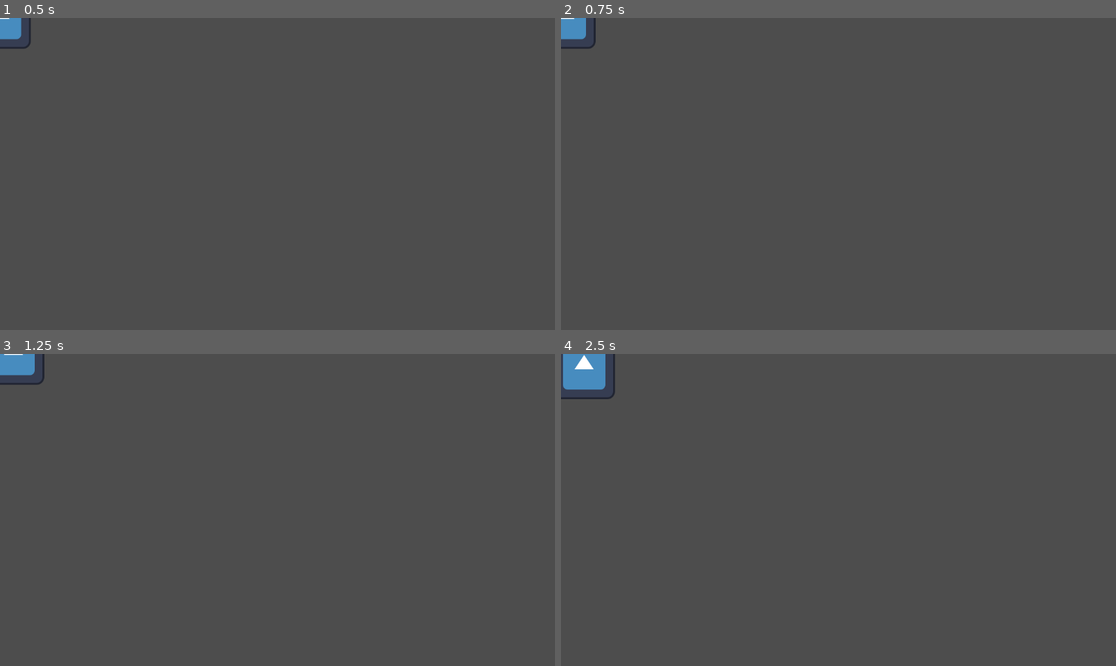
Above: before the commit, frames 1-4 (two rows, left to right).
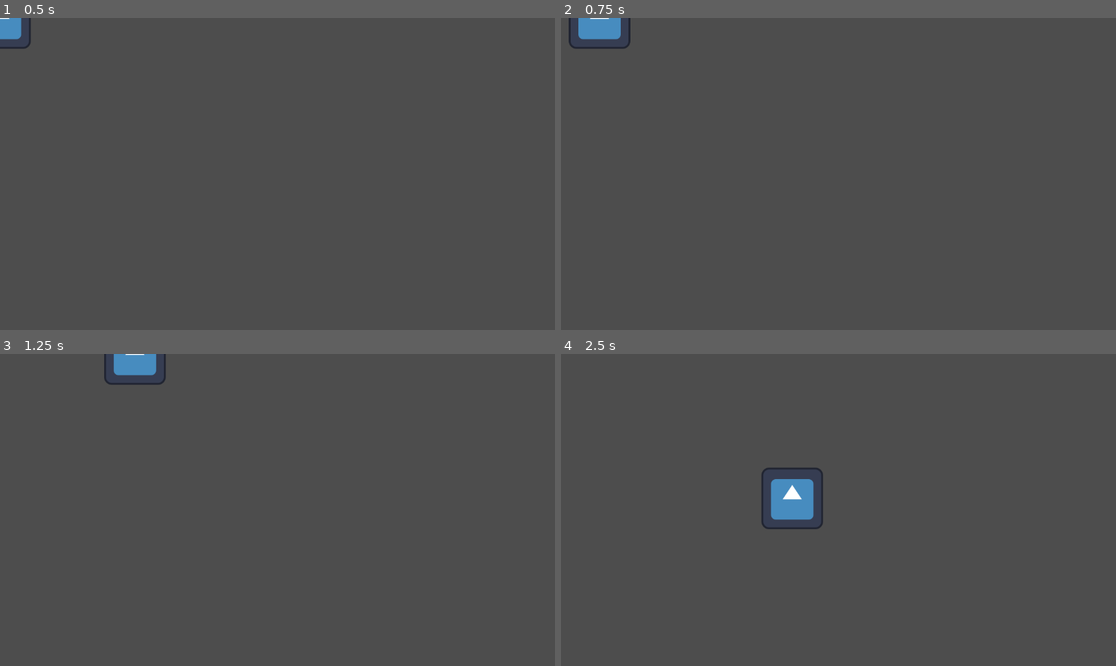
Above: after the commit, the same moments.

Repository: Dagethemage/GameOff2023
Game: Godot game, scene res://Characters/Player/player.tscn
The game is run twice, just before and just after one commit, with the same random seed, the same clock (stepped at 60 frames per second) and the same inputs. The engine's default icon, where the game draws it, is replaced by a stand-in: a white triangle on a blue panel in a dark square.
Inputs:
- Up to frame 1 (0.5 s): no input
- Up to frame 2 (0.75 s): tap Enter at 0.5 s; hold D (right) from 0.53 s (still down)
- Up to frame 3 (1.25 s): keep holding D (right)
- Up to frame 4 (2.5 s): release D (right) at 1.28 s; hold S (down) 1.28-2.03 s; hold D (right) from 2.03 s (still down)

Frame 1 is identical in both runs. In frame 2, 0.8% of the frame differs, in the area x 0-13%, y 0-10%; in frame 3, 1.2%; in frame 4, 2.3%, in the area x 0-48%, y 0-57%.

Commit message:
Movement cleanup
shorten script and made resources for movement for testing different movement data

Diff:
--- a/Characters/Player/player.gd
+++ b/Characters/Player/player.gd
@@ -1,14 +1,12 @@
 extends CharacterBody2D
 
-var move_speed = 40
+@export var MovementData : PlayerMovementData
 
 func _physics_process(delta):
-	movement()
+	var input_vector = Input.get_vector("left", "right", "up", "down")
+	movement(input_vector)
+	move_and_slide()
 
-func movement():
-	var x_input = Input.get_action_strength("right") - Input.get_action_strength("left")
-	var y_input = Input.get_action_strength("down") - Input.get_action_strength("up")
-	var move = Vector2(x_input, y_input)
-	velocity = move.normalized()*move_speed
-	move_and_slide()
+func movement(input_vector):
+	velocity = input_vector * MovementData.speed
 	print(velocity)
--- a/Characters/Player/player.tscn
+++ b/Characters/Player/player.tscn
@@ -1,13 +1,15 @@
-[gd_scene load_steps=4 format=3 uid="uid://ck72nsqkldkgo"]
+[gd_scene load_steps=5 format=3 uid="uid://ck72nsqkldkgo"]
 
 [ext_resource type="Texture2D" uid="uid://cwx1ujfgsspr1" path="res://icon.svg" id="1_55vta"]
 [ext_resource type="Script" path="res://Characters/Player/player.gd" id="1_folvt"]
+[ext_resource type="Resource" uid="uid://bfbduxgf7o3my" path="res://Resource/DefaultPlayerMovement.tres" id="2_s45l2"]
 
 [sub_resource type="RectangleShape2D" id="RectangleShape2D_c5ixb"]
 size = Vector2(124, 124)
 
 [node name="Player" type="CharacterBody2D"]
 script = ExtResource("1_folvt")
+MovementData = ExtResource("2_s45l2")
 
 [node name="Sprite2D" type="Sprite2D" parent="."]
 texture = ExtResource("1_55vta")
--- /dev/null
+++ b/Resource/DefaultPlayerMovement.tres
@@ -0,0 +1,9 @@
+[gd_resource type="Resource" script_class="PlayerMovementData" load_steps=2 format=3 uid="uid://bfbduxgf7o3my"]
+
+[ext_resource type="Script" path="res://Resource/PlayerMovementData.gd" id="1_l5coc"]
+
+[resource]
+script = ExtResource("1_l5coc")
+speed = 400.0
+acceleraton = 800.0
+friction = 1000.0
--- /dev/null
+++ b/Resource/PlayerMovementData.gd
@@ -0,0 +1,6 @@
+class_name PlayerMovementData
+extends Resource
+
+@export var speed = 100.0
+@export var acceleraton = 800.0
+@export var friction = 1000.0
--- a/project.godot
+++ b/project.godot
@@ -45,6 +45,12 @@
 , Object(InputEventJoypadMotion,"resource_local_to_scene":false,"resource_name":"","device":-1,"axis":0,"axis_value":1.0,"script":null)
 ]
 }
+Interact={
+"deadzone": 0.5,
+"events": [Object(InputEventKey,"resource_local_to_scene":false,"resource_name":"","device":-1,"window_id":0,"alt_pressed":false,"shift_pressed":false,"ctrl_pressed":false,"meta_pressed":false,"pressed":false,"keycode":0,"physical_keycode":69,"key_label":0,"unicode":101,"echo":false,"script":null)
+, Object(InputEventJoypadButton,"resource_local_to_scene":false,"resource_name":"","device":-1,"button_index":3,"pressure":0.0,"pressed":true,"script":null)
+]
+}
 
 [rendering]
 
